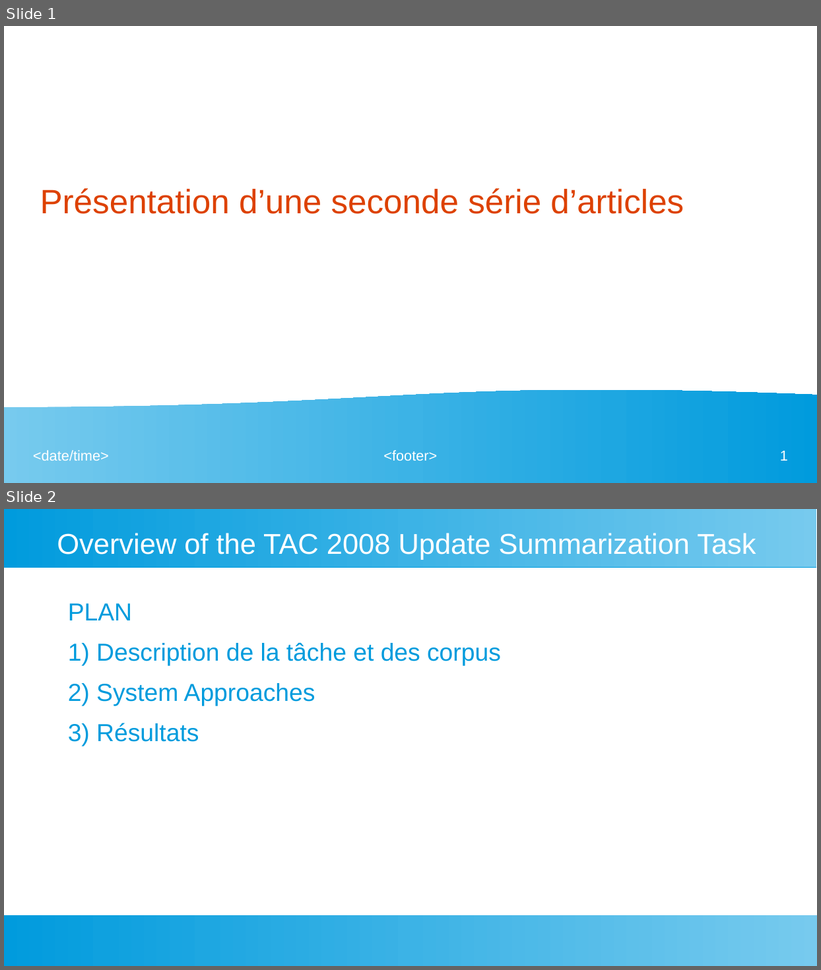
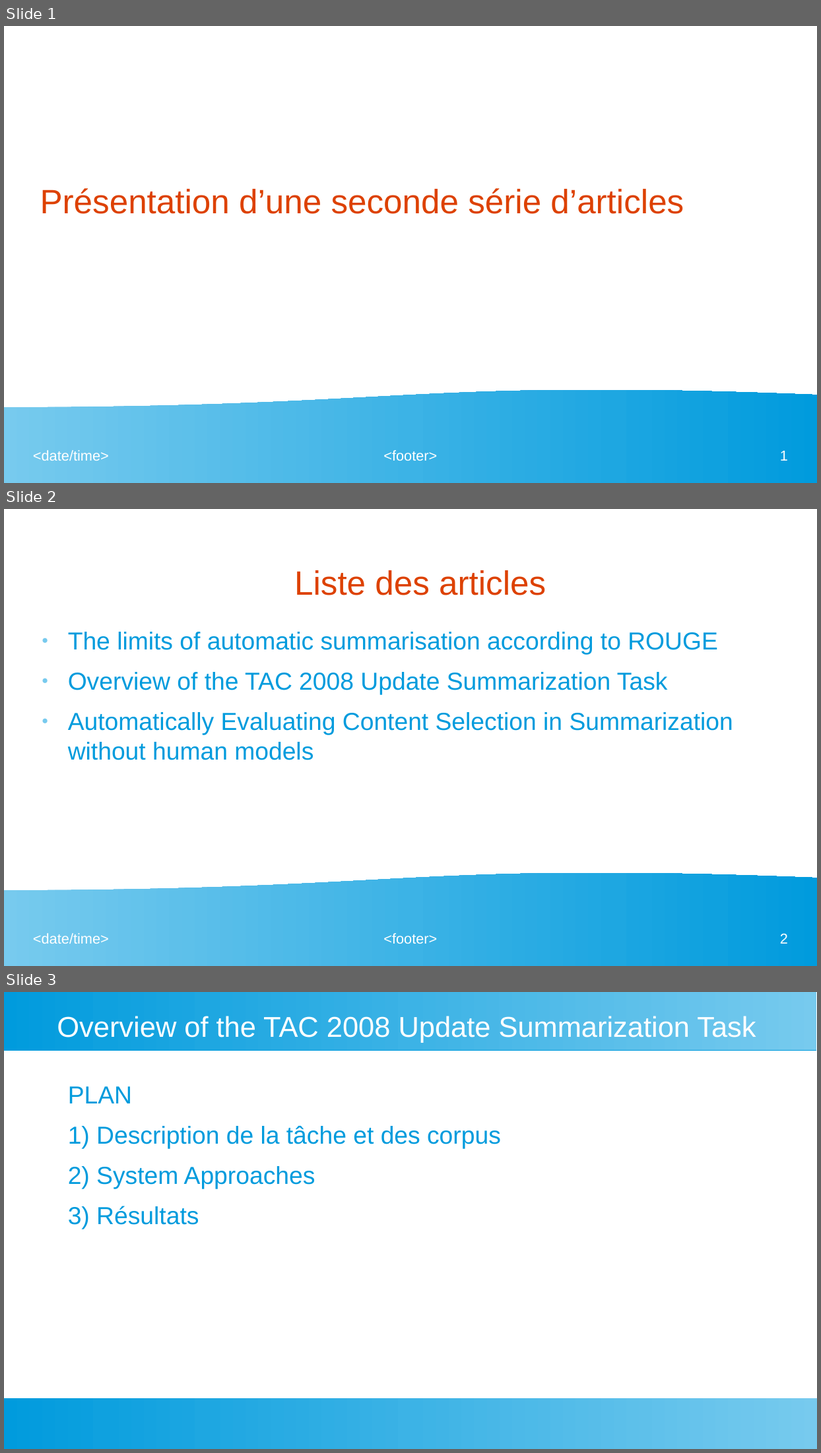
Before and after one commit to fannybachey/stage_2024, a slide deck: presentation/presentation_2.odp. Shown one above the other, each under a label of ours: slides 1 and 2 before the commit, slides 1, 2 and 3 after it. The pictures are 821x970 and 821x1453 pixels, drawn with LibreOffice and Linux fonts; fonts in the diff are those of the drawing. Boxes give left, top, right and bottom in pixels: in the first picture for what was removed or moved away, otherwise in the second. Text is boxed around its words. In the diff, an @@ line names an element or a change of style, - is before the commit and + after.

```diff
--- a/presentation/presentation_2.odp
+++ b/presentation/presentation_2.odp
@@ slide 2 added at <box>4,509,817,966</box>, background #FFFFFF; not listed: 4 template elements that a slide beside it also shows @@
@@ title added at <box>294,570,546,595</box>, 33 pt, text #DD4100 @@
+Liste des articles
@@ text added at <box>68,632,733,760</box>, 24 pt, text #009BDD @@
+● The limits of automatic summarisation according to ROUGE
+● Overview of the TAC 2008 Update Summarization Task
+● Automatically Evaluating Content Selection in Summarization without human models
@@ what was slide 2 is now slide 3 @@
```
Also in this commit, not shown: 1 other file.
